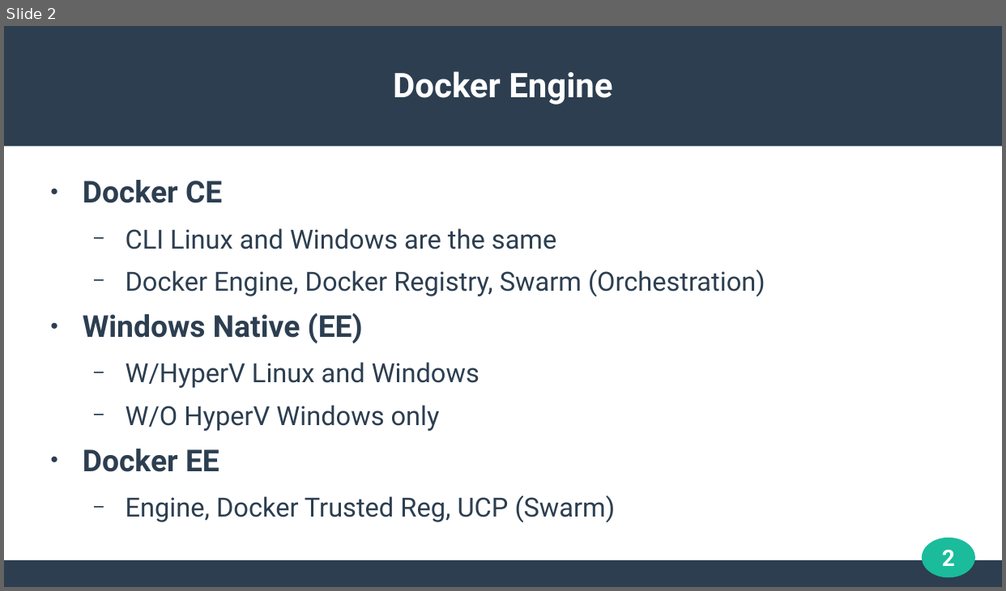
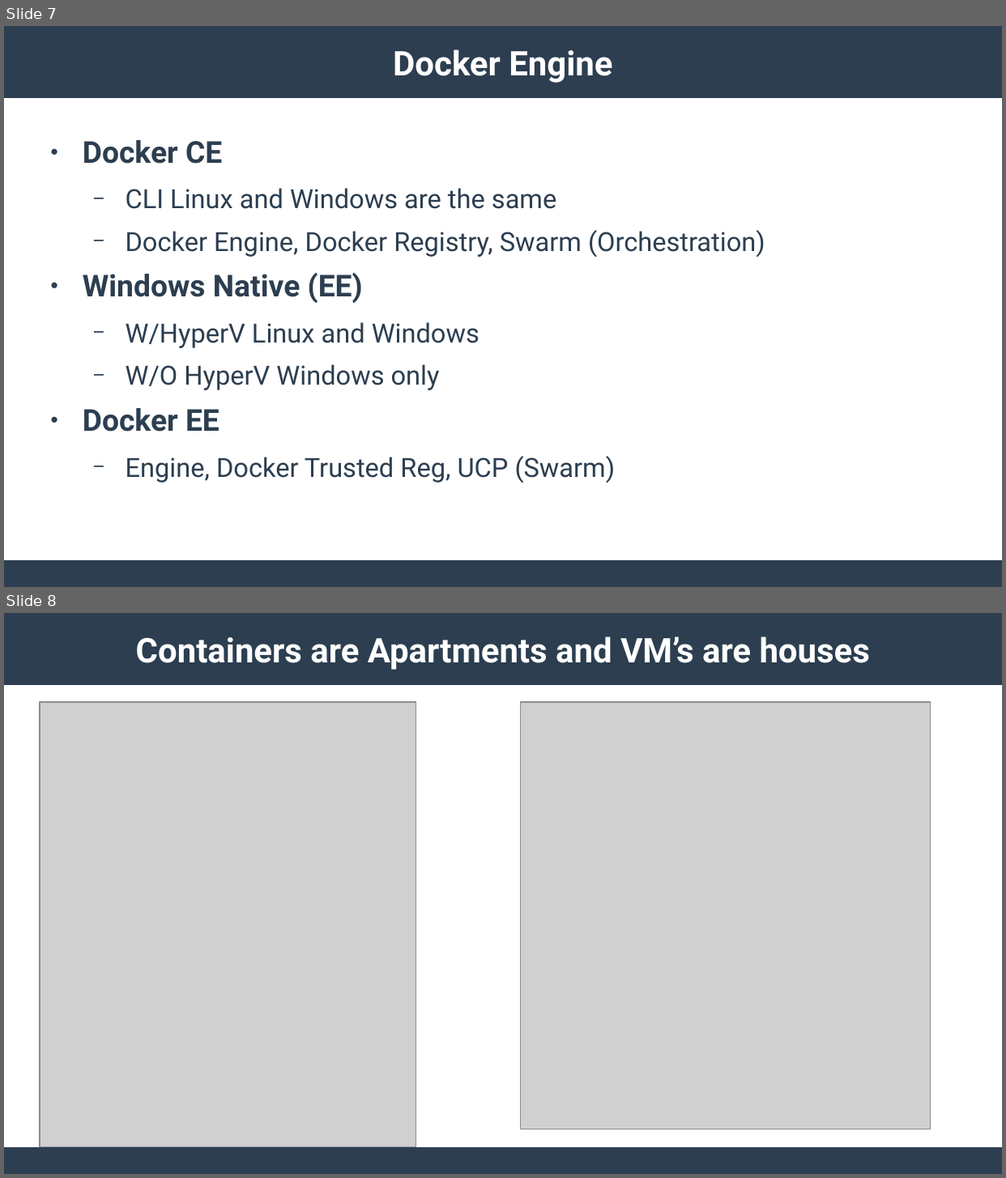
Before and after one commit to Dallas-OSS/meetup20171007, a slide deck: OSS-Containers.odp. Shown one above the other, each under a label of ours: slide 2 before the commit, slides 7 and 8 after it. The pictures are 1006x591 and 1006x1178 pixels, drawn with LibreOffice and Linux fonts; fonts in the diff are those of the drawing; grey boxes stand for pictures. Boxes give left, top, right and bottom in pixels: in the first picture for what was removed or moved away, otherwise in the second. Text is boxed around its words. In the diff, an @@ line names an element or a change of style, - is before the commit and + after.

```diff
--- a/OSS-Containers.odp
+++ b/OSS-Containers.odp
@@ slide 8 added at [4,613,1002,1174], background #FFFFFF; not listed: 2 template elements that a slide beside it also shows @@
@@ title added at [136,636,870,670], 27 pt, text #FFFFFF, bold @@
+Containers are Apartments and VM’s are houses
@@ picture added at [40,702,416,1148] @@
@@ picture added at [521,702,931,1129] @@
@@ what was slide 2 is now slide 7 @@
@@ slide 7 changed as well @@
@@ rectangle: place and size @@
-rectangle at [4,26,1002,147]
+rectangle at [4,26,1002,98]
@@ title "Docker Engine": place and size @@
-title "Docker Engine" at [393,71,612,105]
+title "Docker Engine" at [393,49,612,83]
@@ text "Docker CE": place and size @@
-text "Docker CE" at [83,180,765,523]
+text "Docker CE" at [83,140,765,483]
@@ ellipse removed at [923,538,976,578] @@
@@ page number removed at [942,550,955,566] @@
-2
```
Also in this commit, not shown: 3 other slides changed, 6 other slides added, 1 slide removed.
